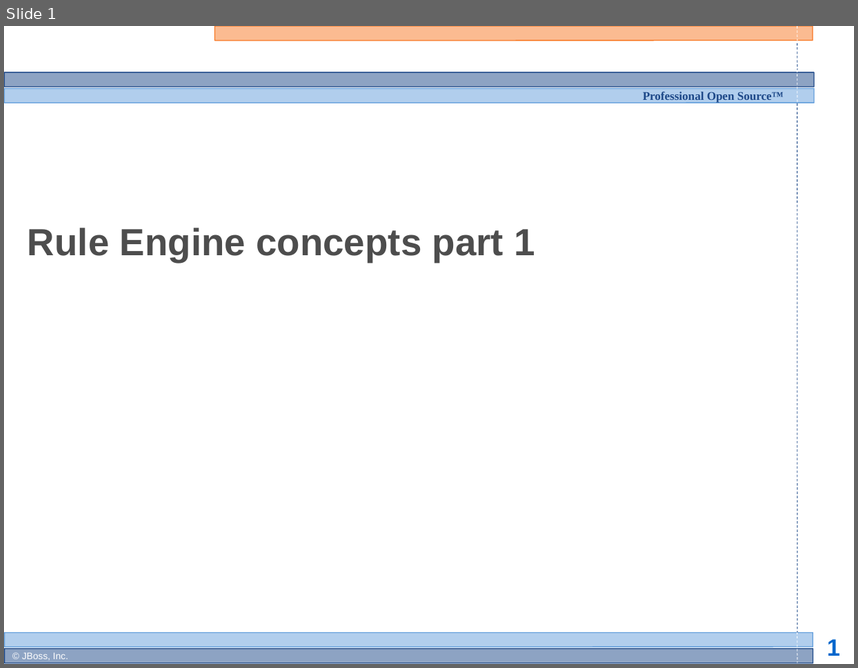
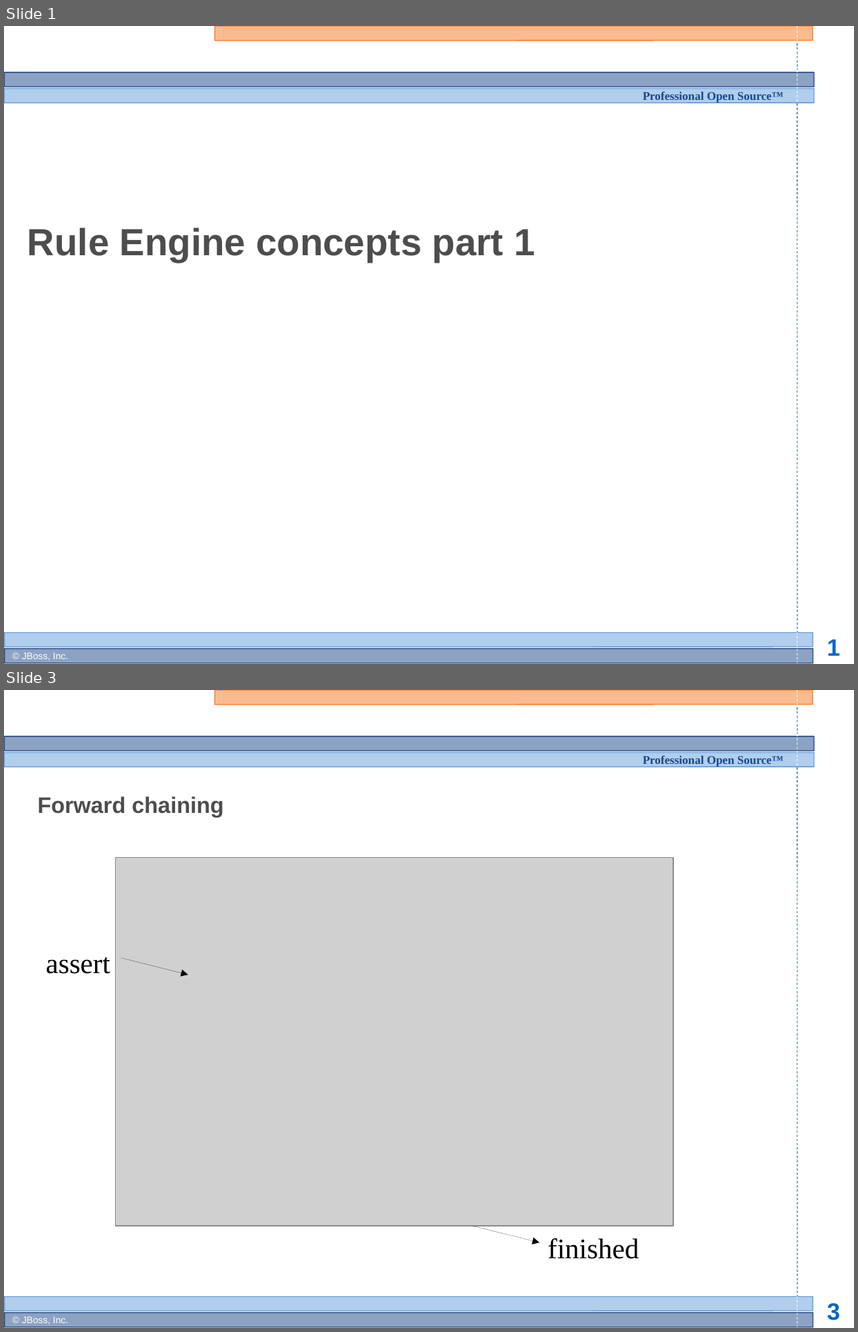
Before and after one commit to bobmcwhirter/drools, a slide deck: documentation/training/developers-course/Module 3 - Rule Engine Concepts 1.odp. Shown one above the other, each under a label of ours: slide 1 before the commit, slides 1 and 3 after it; the slides between them are not shown. The pictures are 858x668 and 858x1332 pixels, drawn with LibreOffice and Linux fonts; fonts in the diff are those of the drawing; grey boxes stand for pictures; background and template pictures are left out. Boxes give left, top, right and bottom in pixels: in the first picture for what was removed or moved away, otherwise in the second. Text is boxed around its words. In the diff, an @@ line names an element or a change of style, - is before the commit and + after.

```diff
--- a/documentation/training/developers-course/Module 3 - Rule Engine Concepts 1.odp
+++ b/documentation/training/developers-course/Module 3 - Rule Engine Concepts 1.odp
@@ slide 3 added at [4,690,854,1328], background #FFFFFF; not listed: 13 template elements that a slide beside it also shows @@
@@ title added at [38,796,223,817], 19 pt, text #4D4D4D, bold @@
+Forward chaining
@@ picture added at [115,858,673,1225] @@
@@ text added at [46,957,110,974], 24 pt, text #000000 @@
+assert
@@ arrow added from (121, 958) to (188, 975), #000000 0 pt @@
@@ arrow added from (473, 1225) to (539, 1243), #000000 0 pt @@
@@ text added at [548,1238,639,1259], 24 pt, text #000000 @@
+finished
```
Also in this commit, not shown: 1 slide changed, 7 other slides added, 2 slides removed.
